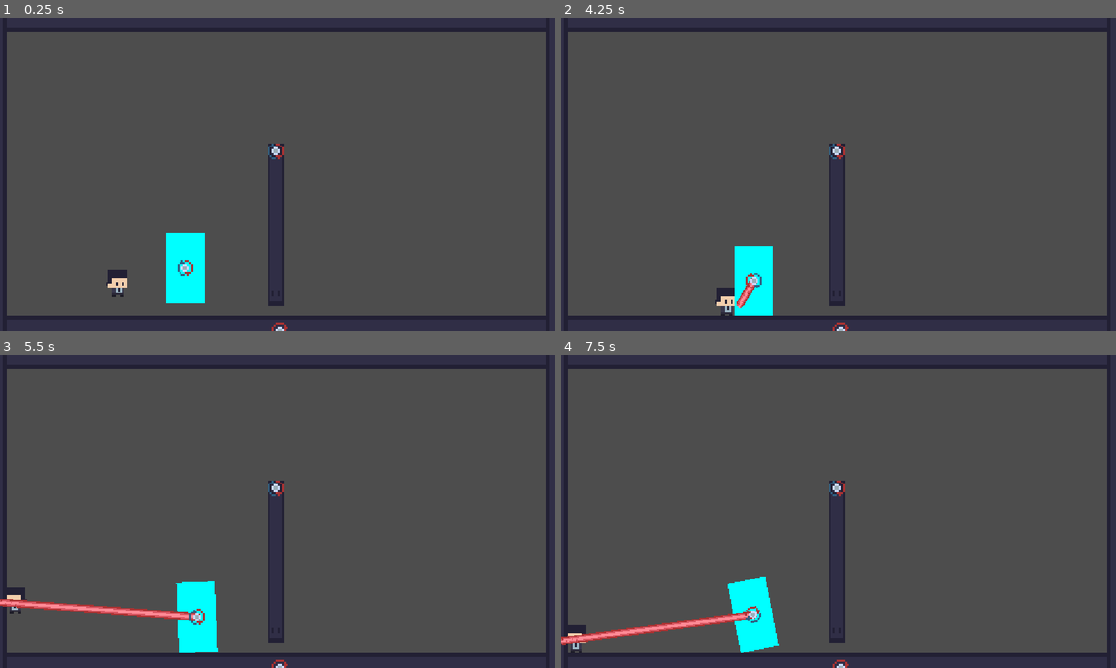
Above: before the commit, frames 1-4 (two rows, left to right).
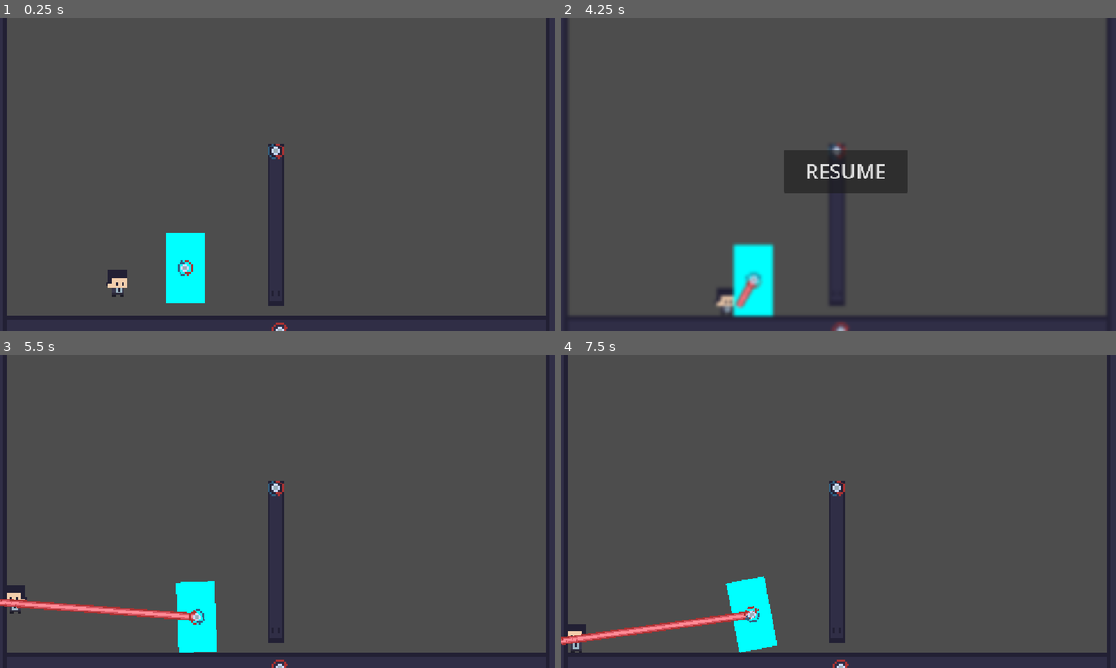
Above: after the commit, the same moments.

Repository: ChezM4ster/spin-to-win-jam
Game: Godot game, scene res://Scenes/testscene.tscn
Same seed, same stepped clock (60 frames per second), same inputs: the game is played once before the commit and once after it.
Inputs (mouse positions are in pixels of both pictures, inside the frame that each line leads up to):
- Up to frame 1 (0.25 s): no input
- Up to frame 2 (4.25 s): tap Enter (Interact) at 0.5, 0.6, 2.85 s; hold D (Move_Right) 0.53-2.03 s; tap W (Jump) at 0.77, 1.52, 3.02, 3.77 s; tap Right (Spin_CW) at 1.35, 3.6 s; hold A (Move_Left) 2.03-2.78 s; tap Left (Spin_CounterCW) at 2.1 s; tap Space at 2.75 s; hold D (Move_Right) from 2.78 s (still down); tap Escape (esc, bound only after the commit) at 4.15 s
- Up to frame 3 (5.5 s): release D (Move_Right) at 4.25 s; click (283, 508) at 4.25 s, where only the run after the commit has a clickable "RESUME"; hold A (Move_Left) from 5.03 s (still down); tap Left (Spin_CounterCW) at 5.1 s; tap W (Jump) at 5.27 s
- Up to frame 4 (7.5 s): release A (Move_Left) at 5.78 s; hold D (Move_Right) 5.78-6.53 s; tap Enter (Interact) at 5.85, 6.5 s; hold A (Move_Left) from 6.53 s (still down); tap Right (Spin_CW) at 6.6 s; tap W (Jump) at 6.77 s; tap Left (Spin_CounterCW) at 7.35 s

The runs differ from the first frame. In frame 1, 4.3% of the frame differs, in the area x 1-99%, y 0-5%; in frame 2, 8.3%, in the area x 1-99%, y 0-100%; in frame 3, 4.5%; in frame 4, 4.7%.

Commit message:
Implemented pause menu
Created a new scene to implement the pause menu into the project and also created a blur shader

Diff:
--- a/Scenes/testscene.tscn
+++ b/Scenes/testscene.tscn
@@ -1,12 +1,13 @@
 [gd_scene format=3 uid="uid://dibsw71pkro4d"]
 
 [ext_resource type="Texture2D" uid="uid://u2nndqny67gf" path="res://Art Assets/protbox.png" id="1_l2n4a"]
-[ext_resource type="PackedScene" uid="uid://8kkqbpxllgmd" path="res://Scenes/lilguy.tscn" id="2_ye8wr"]
-[ext_resource type="PackedScene" uid="uid://cqovrl8a7jrlt" path="res://Scenes/screw.tscn" id="3_ckmbu"]
-[ext_resource type="PackedScene" uid="uid://clmb167ff4qxe" path="res://Scenes/free_spinner_object.tscn" id="4_3hk28"]
-[ext_resource type="Script" uid="uid://ce2bb7phcp8p7" path="res://Scripting/spinner_object.gd" id="4_ggkdx"]
-[ext_resource type="PackedScene" uid="uid://cnls71ive2g2j" path="res://Scenes/spinningthing.tscn" id="4_p7smk"]
-[ext_resource type="PackedScene" uid="uid://cdawbwej1l2ix" path="res://Scenes/SpinCoreSprite.tscn" id="6_3hk28"]
+[ext_resource type="PackedScene" uid="uid://8kkqbpxllgmd" path="res://scenes/lilguy.tscn" id="2_ye8wr"]
+[ext_resource type="PackedScene" uid="uid://cqovrl8a7jrlt" path="res://scenes/screw.tscn" id="3_ckmbu"]
+[ext_resource type="PackedScene" uid="uid://clmb167ff4qxe" path="res://scenes/free_spinner_object.tscn" id="4_3hk28"]
+[ext_resource type="Script" uid="uid://djaemehjidb53" path="res://Scripting/spinner_object.gd" id="4_ggkdx"]
+[ext_resource type="PackedScene" uid="uid://cnls71ive2g2j" path="res://scenes/spinningthing.tscn" id="4_p7smk"]
+[ext_resource type="PackedScene" uid="uid://cdawbwej1l2ix" path="res://scenes/SpinCoreSprite.tscn" id="6_3hk28"]
+[ext_resource type="PackedScene" uid="uid://b8wj06yobd5eh" path="res://scenes/pause_menu.tscn" id="8_acxp7"]
 
 [sub_resource type="RectangleShape2D" id="RectangleShape2D_g4v7s"]
 size = Vector2(392, 16)
@@ -64,12 +65,12 @@
 collision_mask = 9
 
 [node name="Sprite2D" type="Sprite2D" parent="Terrain/StaticBody2D2" unique_id=2059853152]
-position = Vector2(200.24997, 279.81247)
+position = Vector2(200, 251)
 scale = Vector2(12.234375, 2.1484404)
 texture = ExtResource("1_l2n4a")
 
 [node name="CollisionShape2D" type="CollisionShape2D" parent="Terrain/StaticBody2D2" unique_id=2072952478 groups=["Terrain"]]
-position = Vector2(200, 279)
+position = Vector2(198, 250)
 shape = SubResource("RectangleShape2D_g4v7s")
 
 [node name="StaticBody2D3" type="StaticBody2D" parent="Terrain" unique_id=328362449 groups=["Spin_Objects", "Terrain"]]
@@ -108,3 +109,5 @@
 [node name="Free Spinner Object" parent="." unique_id=1604758708 instance=ExtResource("4_3hk28")]
 position = Vector2(146, 227.00002)
 rotation = 1.5707964
+
+[node name="Pause_Menu" parent="." unique_id=759516514 instance=ExtResource("8_acxp7")]
--- /dev/null
+++ b/Scripting/pause_menu.gd
@@ -0,0 +1,17 @@
+extends CanvasLayer
+
+func _ready() -> void:
+	visible = false
+	get_tree().paused = false
+func _input(event: InputEvent) -> void:
+	if Input.is_action_just_pressed("esc"):
+		if get_tree().paused:
+			visible = false
+			get_tree().paused = false
+		else:
+			visible = true
+			get_tree().paused = true
+
+func _on_button_pressed() -> void:
+	visible = false
+	get_tree().paused = false
--- /dev/null
+++ b/Shaders/dunno.gdshader
@@ -0,0 +1,14 @@
+shader_type canvas_item;
+uniform sampler2D SCREEN_TEXTURE: hint_screen_texture, filter_linear_mipmap;
+
+uniform float lod: hint_range(0.0, 5) = 0.0;
+
+void fragment(){
+	vec4 color = texture(SCREEN_TEXTURE, SCREEN_UV, lod);
+	COLOR = color;
+}
+
+//void light() {
+//	// Called for every pixel for every light affecting the CanvasItem.
+//	// Uncomment to replace the default light processing function with this one.
+//}
--- a/project.godot
+++ b/project.godot
@@ -77,6 +77,11 @@
 , Object(InputEventJoypadButton,"resource_local_to_scene":false,"resource_name":"","device":-1,"button_index":10,"pressure":0.0,"pressed":true,"script":null)
 ]
 }
+esc={
+"deadzone": 0.2,
+"events": [Object(InputEventKey,"resource_local_to_scene":false,"resource_name":"","device":-1,"window_id":0,"alt_pressed":false,"shift_pressed":false,"ctrl_pressed":false,"meta_pressed":false,"pressed":false,"keycode":0,"physical_keycode":4194305,"key_label":0,"unicode":0,"location":0,"echo":false,"script":null)
+]
+}
 
 [layer_names]
 
--- /dev/null
+++ b/scenes/pause_menu.tscn
@@ -0,0 +1,28 @@
+[gd_scene format=3 uid="uid://b8wj06yobd5eh"]
+
+[ext_resource type="Script" uid="uid://b3j2cbd1jyomi" path="res://Scripting/pause_menu.gd" id="1_myx47"]
+[ext_resource type="Shader" uid="uid://dwkmab4l0nvor" path="res://Shaders/dunno.gdshader" id="2_kukqi"]
+
+[sub_resource type="ShaderMaterial" id="ShaderMaterial_57qmd"]
+shader = ExtResource("2_kukqi")
+shader_parameter/lod = 1.0000000475
+
+[node name="Pause_Menu" type="CanvasLayer" unique_id=759516514]
+process_mode = 3
+script = ExtResource("1_myx47")
+
+[node name="ColorRect" type="ColorRect" parent="." unique_id=868332743]
+material = SubResource("ShaderMaterial_57qmd")
+offset_right = 1152.0
+offset_bottom = 648.0
+color = Color(0.003921569, 0.003921569, 0.003921569, 0.85490197)
+
+[node name="Button" type="Button" parent="." unique_id=1554484931]
+offset_left = 462.0
+offset_top = 273.0
+offset_right = 719.0
+offset_bottom = 362.0
+theme_override_font_sizes/font_size = 42
+text = "RESUME"
+
+[connection signal="pressed" from="Button" to="." method="_on_button_pressed"]
Not shown, added: Scripting/pause_menu.gd.uid
Not shown, added: Shaders/dunno.gdshader.uid
